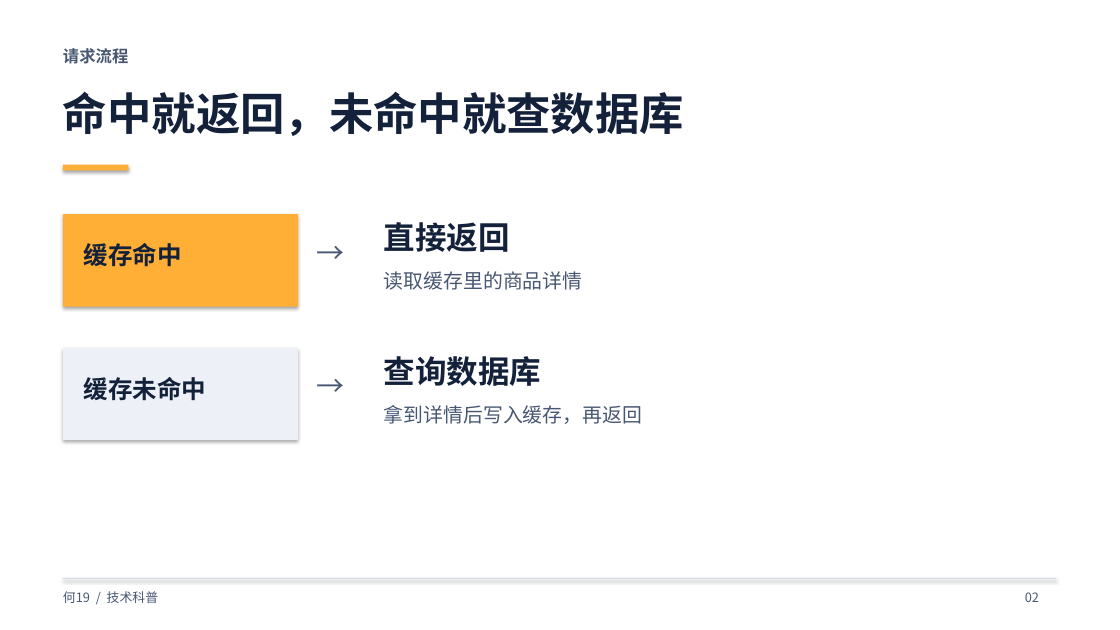
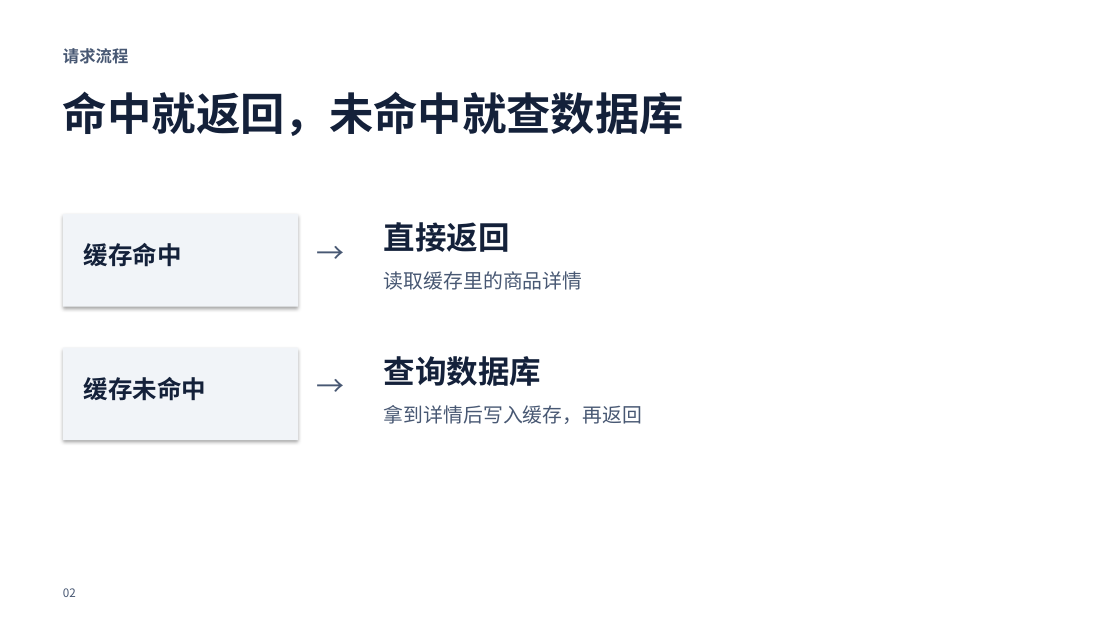
Before and after one commit to HEXING19/Personal-Band, a slide deck: slide 2 of output/he19-cache.pptx. Drawn at 1120x630 pixels with LibreOffice and Linux fonts; fonts in the diff are those of the drawing. Boxes give left, top, right and bottom in pixels: in the first picture for what was removed or moved away, otherwise in the second. Text is boxed around its words. In the diff, an @@ line names an element or a change of style, - is before the commit and + after.

```diff
--- a/output/he19-cache.pptx
+++ b/output/he19-cache.pptx
@@ rectangle removed at box(63, 165, 129, 171) @@
@@ rectangle at box(63, 214, 298, 307): fill #FFAE36 to #F1F4F8 @@
@@ text "02": place and size @@
-text "02" at box(1025, 592, 1039, 602)
+text "02" at box(63, 588, 76, 597)
@@ text "02" at box(63, 588, 76, 597): size 11 to 10 pt @@
@@ rectangle removed at box(63, 578, 1056, 579) @@
@@ text removed at box(63, 591, 158, 603) @@
-何19 / 技术科普
```
Also in this commit, not shown: 4 other slides changed, 10 other files.
